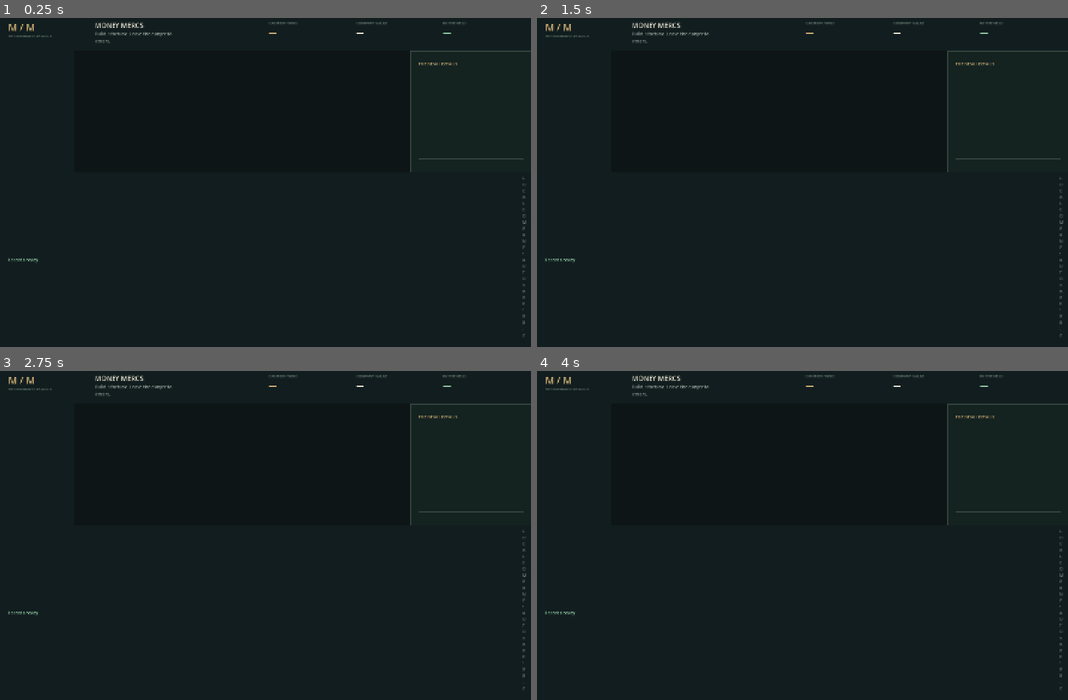
Above: before the commit, frames 1-4 (two rows, left to right).
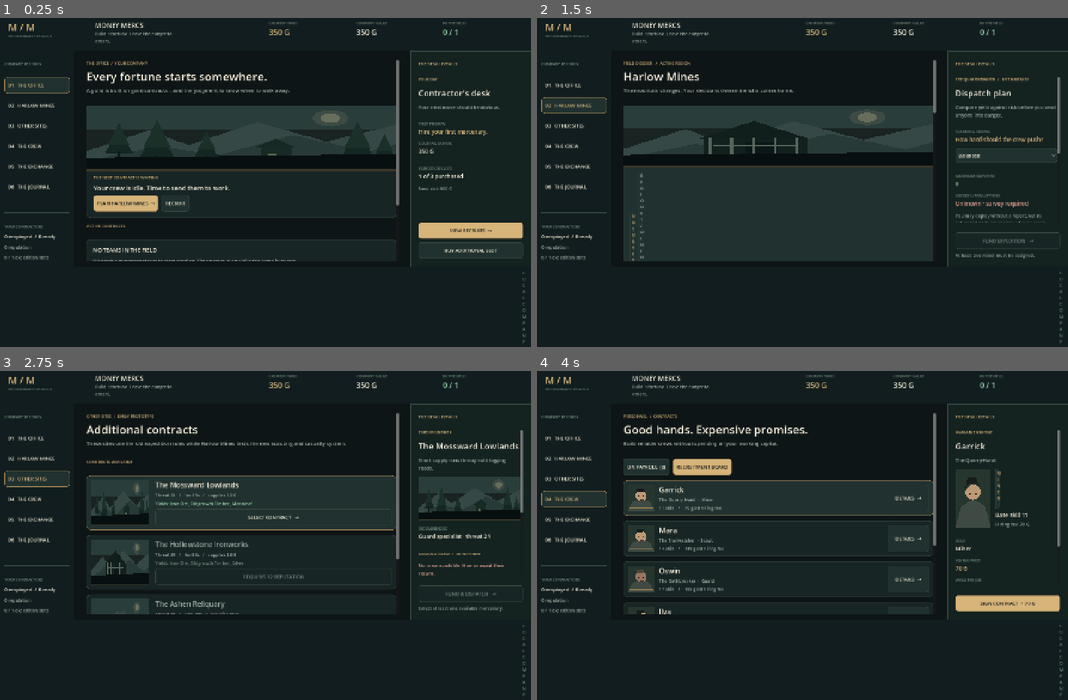
Above: after the commit, the same moments.

Repository: wiings3/Hellfare
Game: Godot game, scene res://scenes/main.tscn
Two runs of this game, one before a commit and one after it. Both use one fixed random seed, a clock stepped at 60 frames per second and the inputs below.
Inputs (mouse positions are in pixels of both pictures, inside the frame that each line leads up to):
- Up to frame 1 (0.25 s): no input
- Up to frame 2 (1.5 s): click (574, 83) at 0.5 s, where only the run after the commit has a clickable "01 THE OFFICE"; click (574, 106) at 1.25 s, where only the run after the commit has a clickable "02 HARLOW MINES"
- Up to frame 3 (2.75 s): click (37, 479) at 2 s, where only the run after the commit has a clickable "03 OTHER SITES"
- Up to frame 4 (4 s): click (574, 499) at 2.75 s, where only the run after the commit has a clickable "04 THE CREW"; click (781, 519) at 3.5 s, where only the run after the commit has a clickable "GO TO RECRUITMENT →"

The runs differ from the first frame. In frame 1, 13% of the frame differs, in the area x 0-100%, y 3-99%; in frame 2, 11%; in frame 3, 16%; in frame 4, 13%.
Error before the commit: Parse Error: Cannot infer the type of "headline" variable because the value doesn't have a set type. (res://scripts/harlow_ui.gd:30)

Commit message:
Fix strict GDScript typing in Harlow UI adapter

Diff:
--- a/scripts/harlow_ui.gd
+++ b/scripts/harlow_ui.gd
@@ -27,10 +27,10 @@
 	return ui._tag(label_text, color)
 
 func _headline(parent: Node, title: String, extra: String, tint: Color) -> void:
-	var headline := ui._h(10)
+	var headline: HBoxContainer = ui._h(10)
 	parent.add_child(headline)
 	headline.add_child(ui._label(title, 15, tint, true))
-	var right := ui._label(extra, 11, FAINT)
+	var right: Label = ui._label(extra, 11, FAINT)
 	right.size_flags_horizontal = Control.SIZE_SHRINK_END
 	headline.add_child(right)
 
@@ -43,20 +43,20 @@
 	ui._title("FIELD DOSSIER   /   ACTIVE REGION", "Harlow Mines", "The mountain changes. Your decisions determine who comes home.")
 
 	# Hero illustration and restrained visual hierarchy.
-	var hero := ui._frame(ui.content_root, true, 0)
+	var hero: VBoxContainer = ui._frame(ui.content_root, true, 0)
 	ui._illustration(hero, "ironworks", 167)
 	var inset := MarginContainer.new()
 	inset.add_theme_constant_override("margin_left", 18)
 	inset.add_theme_constant_override("margin_right", 18)
 	inset.add_theme_constant_override("margin_bottom", 16)
 	hero.add_child(inset)
-	var below := ui._v(9)
+	var below: VBoxContainer = ui._v(9)
 	inset.add_child(below)
-	var status := ui._h(12)
+	var status: HBoxContainer = ui._h(12)
 	below.add_child(status)
 	status.add_child(_tag("SURVEY COMPLETE" if has_intel else ("SCOUT IN THE FIELD" if int(state["scout_finish"]) > 0 else "UNSURVEYED"), SUCCESS if has_intel else BRASS))
 	status.add_child(_tag("REGION 01  /  MINING DISTRICT", MUTED))
-	var meta := ui._h(12)
+	var meta: HBoxContainer = ui._h(12)
 	below.add_child(meta)
 	_item_metric(meta, "NEXT ROTATION", _remaining(game.harlow_rotation_remaining()), BRASS)
 	_item_metric(meta, "OPERATIONS RUNNING", "%d" % _harlow_jobs(), CREAM)
@@ -65,7 +65,7 @@
 
 	ui._spacer(ui.content_root, 4)
 	# Scouting represents the source of the expedition's knowledge.
-	var report := ui._frame(ui.content_root, false, 19)
+	var report: VBoxContainer = ui._frame(ui.content_root, false, 19)
 	_headline(report, "01  /  SCOUT'S REPORT", "INTELLIGENCE", BRASS)
 	ui._line(report)
 	if has_intel:
@@ -78,18 +78,18 @@
 	else:
 		report.add_child(_text("No current intelligence.", 18, CREAM))
 		report.add_child(_text("You may send a crew blindly, but an upgraded scout will reveal valuable deposits and threats before you commit equipment.", 13, MUTED))
-		var scout_button := ui._button("DISPATCH GUILD SCOUT   /   %s" % _remaining(game.harlow_scout_seconds()), _scout, true)
+		var scout_button: Button = ui._button("DISPATCH GUILD SCOUT   /   %s" % _remaining(game.harlow_scout_seconds()), _scout, true)
 		report.add_child(scout_button)
-	var upgrade_row := ui._h(8)
+	var upgrade_row: HBoxContainer = ui._h(8)
 	report.add_child(upgrade_row)
-	var upgrade_info := ui._v(3)
+	var upgrade_info: VBoxContainer = ui._v(3)
 	upgrade_row.add_child(upgrade_info)
 	upgrade_info.add_child(_text("SURVEY TRAINING", 11, FAINT))
 	var tier: int = int(state.get("scout_level", 1))
 	var cost: int = 200 if tier == 1 else 650
 	upgrade_info.add_child(_text("Faster return, more accurate intel" if tier < 3 else "Master scout fully trained", 12, MUTED))
 	if tier < 3:
-		var upgrade := ui._button("TRAIN  •  %s" % ui._money(cost), _upgrade, false, true)
+		var upgrade: Button = ui._button("TRAIN  •  %s" % ui._money(cost), _upgrade, false, true)
 		upgrade.disabled = game.gold < cost or int(state["scout_finish"]) > 0
 		upgrade_row.add_child(upgrade)
 	else:
@@ -97,16 +97,16 @@
 
 	ui._spacer(ui.content_root, 5)
 	# Role cards and predictable choices.
-	var crew_box := ui._frame(ui.content_root, false, 18)
+	var crew_box: VBoxContainer = ui._frame(ui.content_root, false, 18)
 	_headline(crew_box, "02  /  DEPLOY YOUR CREW", "UP TO THREE", BRASS)
 	ui._line(crew_box)
-	var choices := ui._h(12)
+	var choices: HBoxContainer = ui._h(12)
 	crew_box.add_child(choices)
-	var guard_summary := ui._frame(choices, false, 12)
+	var guard_summary: VBoxContainer = ui._frame(choices, false, 12)
 	guard_summary.add_child(_text("SHIELD   /   GUARD", 10, MUTED))
 	guard_summary.add_child(_text("Protection", 18, CREAM))
 	guard_summary.add_child(_text("Reduces the chance of fatal encounters.", 12, MUTED))
-	var miner_summary := ui._frame(choices, false, 12)
+	var miner_summary: VBoxContainer = ui._frame(choices, false, 12)
 	miner_summary.add_child(_text("PICKAXE   /   MINER", 10, MUTED))
 	miner_summary.add_child(_text("Extraction", 18, CREAM))
 	miner_summary.add_child(_text("Up to three ore veins per miner.", 12, MUTED))
@@ -124,7 +124,7 @@
 	elif _selected_available().is_empty():
 		crew_box.add_child(_text("Select at least one miner to start planning. Guards are strongly recommended.", 12, MUTED))
 	ui._line(crew_box)
-	var status_row := ui._h(7)
+	var status_row: HBoxContainer = ui._h(7)
 	crew_box.add_child(status_row)
 	var selected_stats: Dictionary = game.harlow_crew_stats(_selected_available(), stance)
 	status_row.add_child(_tag("%d MINERS" % int(selected_stats["miners"]), SUCCESS))
@@ -134,7 +134,7 @@
 	ui._spacer(ui.content_root, 5)
 	ui._section("IN PROGRESS")
 	if _harlow_jobs() == 0:
-		var empty := ui._frame(ui.content_root)
+		var empty: VBoxContainer = ui._frame(ui.content_root)
 		empty.add_child(_text("No crews underground right now.", 13, MUTED))
 	else:
 		for mission in game.missions:
@@ -145,20 +145,20 @@
 	update_clock()
 
 func _item_metric(row: Node, label_text: String, value: String, shade: Color) -> void:
-	var content := ui._v(4)
+	var content: VBoxContainer = ui._v(4)
 	row.add_child(content)
 	content.add_child(ui._label(label_text, 10, FAINT, true))
 	content.add_child(ui._label(value, 18, shade))
 
 func _render_intelligence(parent: Node, state: Dictionary, intel: Dictionary) -> void:
-	var headline := ui._h(12)
+	var headline: HBoxContainer = ui._h(12)
 	parent.add_child(headline)
-	var primary := ui._v(5)
+	var primary: VBoxContainer = ui._v(5)
 	headline.add_child(primary)
 	primary.add_child(_text("KNOWN ORE", 10, FAINT))
 	primary.add_child(_text("At least %d %s veins" % [int(intel.get("minimum", 0)), str(MoneyMercsState.RESOURCE_NAMES.get(str(intel["primary"]), "ore"))], 19, SUCCESS))
 	primary.add_child(_text("Measured this rotation  ·  available deposits decline after extraction", 12, MUTED))
-	var creature := ui._v(5)
+	var creature: VBoxContainer = ui._v(5)
 	headline.add_child(creature)
 	creature.add_child(_text("CONFIRMED THREAT", 10, FAINT))
 	creature.add_child(_text(str(intel.get("creature", "Unknown")), 18, DANGER))
@@ -178,7 +178,7 @@
 
 func _worker_entry(parent: Node, merc: Dictionary) -> void:
 	var id: String = str(merc["id"])
-	var row := ui._h(10)
+	var row: HBoxContainer = ui._h(10)
 	parent.add_child(row)
 	var checkbox := CheckBox.new()
 	checkbox.text = "%s   /   %s" % [str(merc["name"]), str(merc["role"])]
@@ -244,7 +244,7 @@
 	ui._inspector_note("GEAR EXPOSED TO LOSS", "%d equipped upgrade tiers" % gear_at_risk)
 	ui._inspector_note("CREW SHARE OF FINDINGS", "%d%%" % int(round(minf(commission, 0.85) * 100.0)))
 	ui._line(ui.inspector_root)
-	var warning := ui._frame(ui.inspector_root)
+	var warning: VBoxContainer = ui._frame(ui.inspector_root)
 	warning.add_child(_text("PERMANENT CASUALTIES", 11, DANGER))
 	warning.add_child(_text("Mercenaries can die. Their experience and equipped gear will be lost permanently.", 12, MUTED))
 	var valid: Array[String] = _selected_available()
@@ -252,7 +252,7 @@
 	for key in (state.get("deposits", {}) as Dictionary):
 		veins += int((state["deposits"] as Dictionary)[key])
 	var can_send: bool = valid.size() >= 1 and valid.size() <= 3 and int(stats["miners"]) >= 1 and veins > 0 and game.gold >= int(stats["wage"]) and game.missions.size() < game.expedition_slots
-	var go := ui._button("FUND EXPEDITION   →", _dispatch, true)
+	var go: Button = ui._button("FUND EXPEDITION   →", _dispatch, true)
 	go.disabled = not can_send
 	ui.inspector_actions.add_child(go)
 	if valid.size() > 3:
